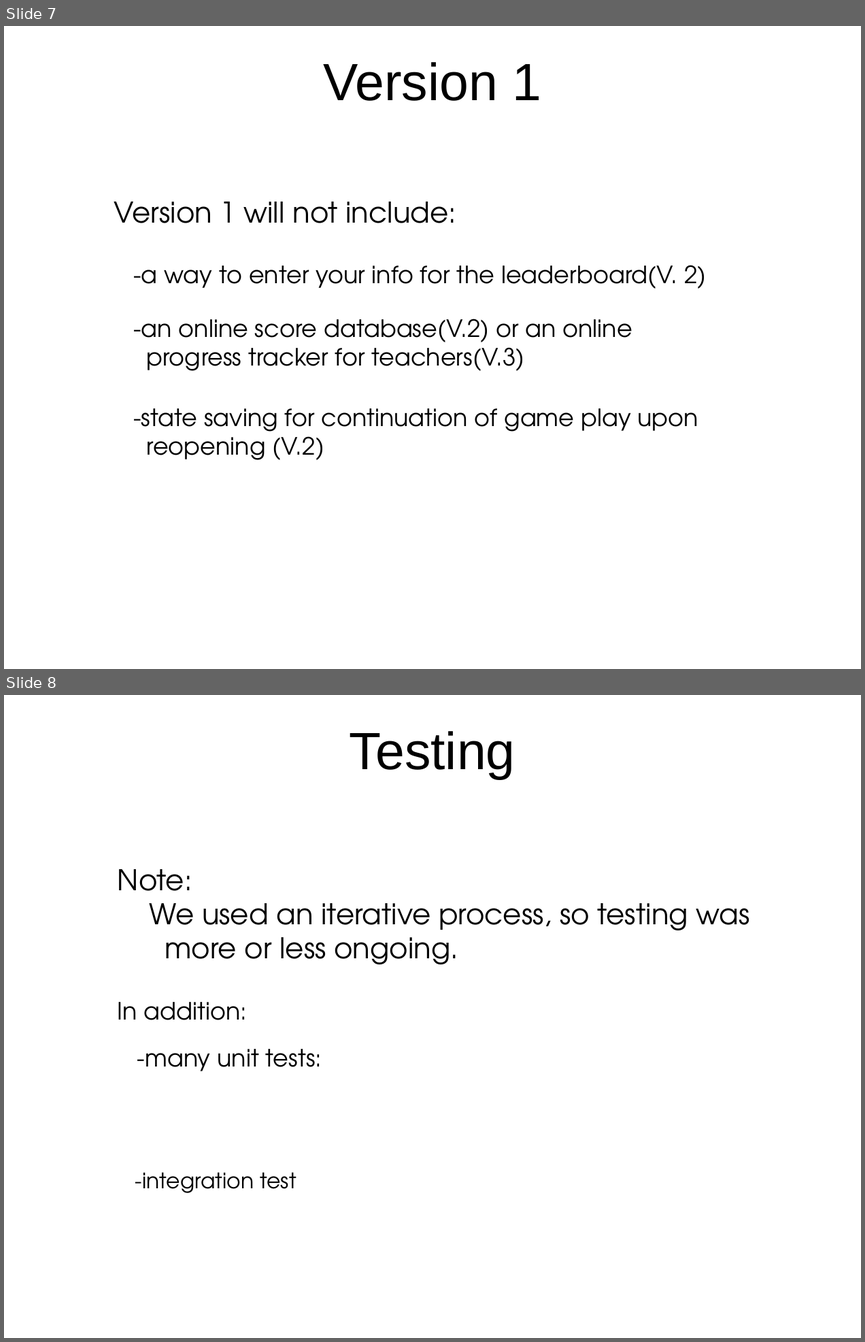
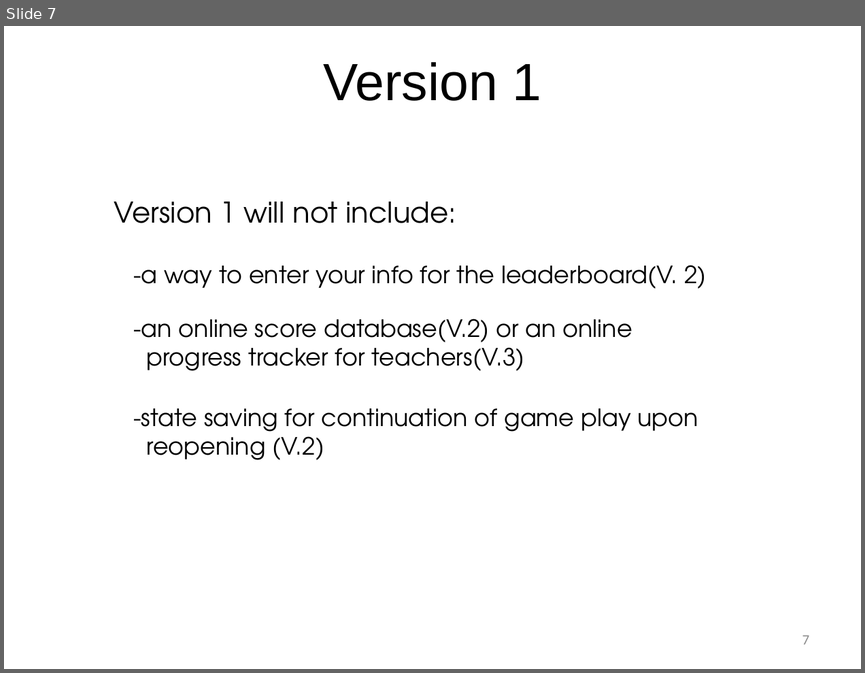
Before and after one commit to coolcatco888/cmpt275group11, a slide deck: documents/presentation1/Presentation1.pptx. Shown one above the other, each under a label of ours: slides 7 and 8 before the commit, slide 7 after it. The pictures are 865x1342 and 865x673 pixels, drawn with LibreOffice and Linux fonts; fonts in the diff are those of the drawing; background and template pictures are left out. Boxes give left, top, right and bottom in pixels: in the first picture for what was removed or moved away, otherwise in the second. Text is boxed around its words. In the diff, an @@ line names an element or a change of style, - is before the commit and + after.

```diff
--- a/documents/presentation1/Presentation1.pptx
+++ b/documents/presentation1/Presentation1.pptx
@@ slide 8 removed at [4,695,861,1338], background picture (left out) @@
@@ title removed at [349,731,515,779] @@
-Testing
@@ text removed at [118,869,750,964] @@
-Note:
-We used an iterative process, so testing was
-more or less ongoing.
@@ text removed at [118,1002,247,1020] @@
-In addition:
@@ text removed at [137,1049,322,1071] @@
--many unit tests:
@@ text removed at [135,1172,296,1193] @@
--integration test
@@ slide 7 changed as well @@
@@ page number added at [802,635,810,644], 12 pt, text #8C8C8C @@
+7
```
Also in this commit, not shown: 6 other slides changed, 9 slides added, 5 other slides removed.
